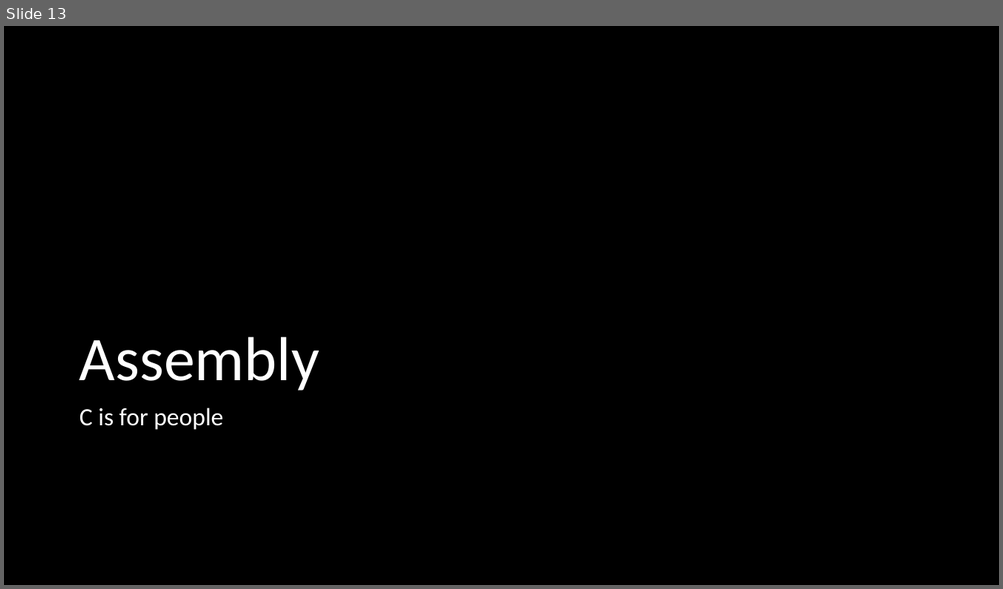
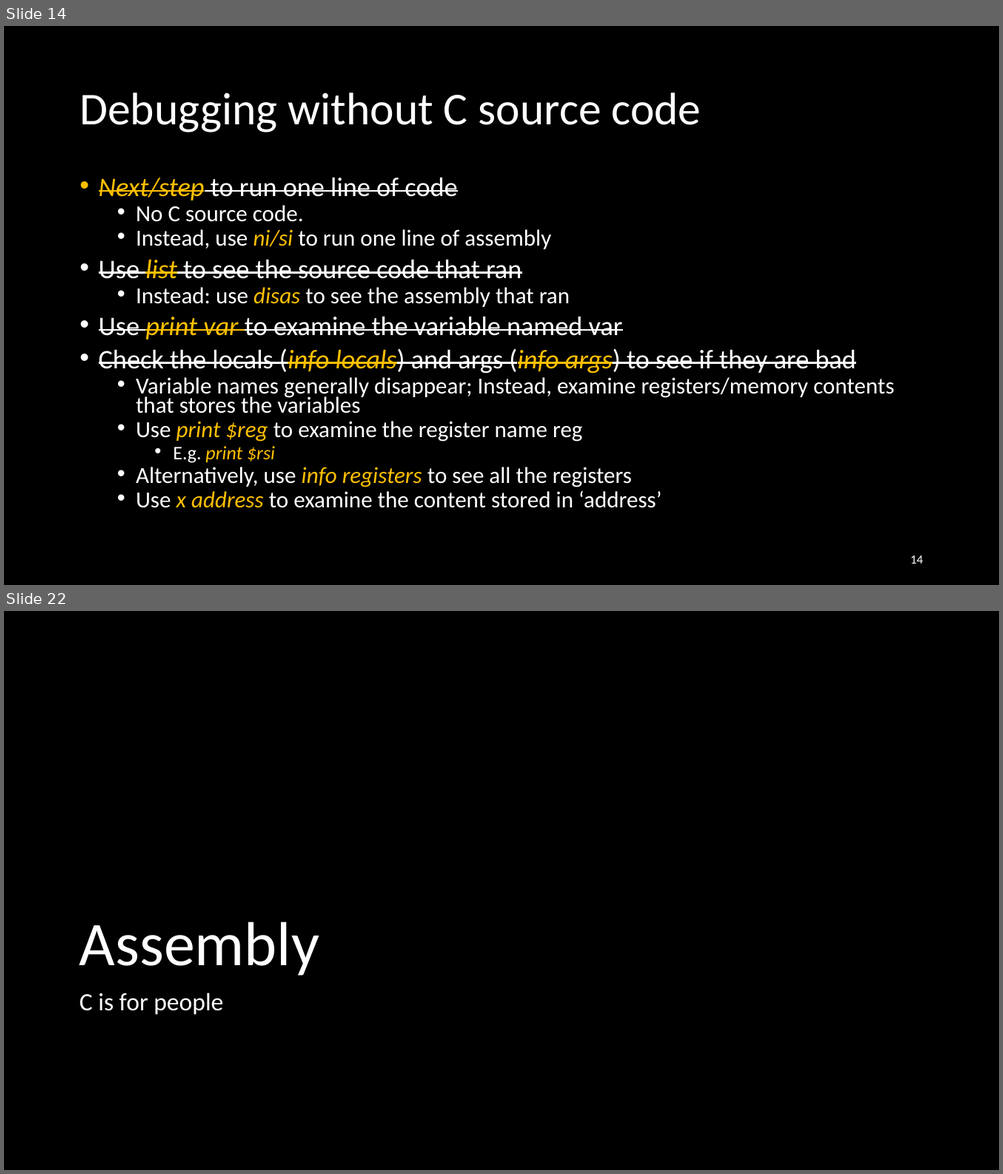
Before and after one commit to NYU-CSO/nyu-cso.github.io, a slide deck: rec-notes/r07.pptx. Shown one above the other, each under a label of ours: slide 13 before the commit, slides 14 and 22 after it; the slides between them are not shown. The pictures are 1003x589 and 1003x1174 pixels, drawn with LibreOffice and Linux fonts; fonts in the diff are those of the drawing. Boxes give left, top, right and bottom in pixels: in the first picture for what was removed or moved away, otherwise in the second. Text is boxed around its words. In the diff, an @@ line names an element or a change of style, - is before the commit and + after.

```diff
--- a/rec-notes/r07.pptx
+++ b/rec-notes/r07.pptx
@@ slide 14 added at <box>4,26,999,585</box>, background #000000 @@
@@ title added at <box>79,93,701,133</box>, 44 pt, text #FFFFFF @@
+Debugging without C source code
@@ text added at <box>99,177,893,508</box>, 22.2 pt, text #FFFFFF @@
+• Next/step to run one line of code
+  • No C source code.
+  • Instead, use ni/si to run one line of assembly
+• Use list to see the source code that ran
+  • Instead: use disas to see the assembly that ran
+• Use print var to examine the variable named var
+• Check the locals (info locals) and args (info args) to see if they are bad
+  • Variable names generally disappear; Instead, examine registers/memory contents that stores the variables
+  • Use print $reg to examine the register name reg
+    • E.g. print $rsi
+  • Alternatively, use info registers to see all the registers
+  • Use x address to examine the content stored in ‘address’
@@ page number added at <box>910,556,922,564</box>, 12 pt, text #FFFFFF @@
+14
@@ what was slide 13 is now slide 22 @@
```
Also in this commit, not shown: 16 slides changed, 24 other slides added, 9 slides removed, 1 other file.
